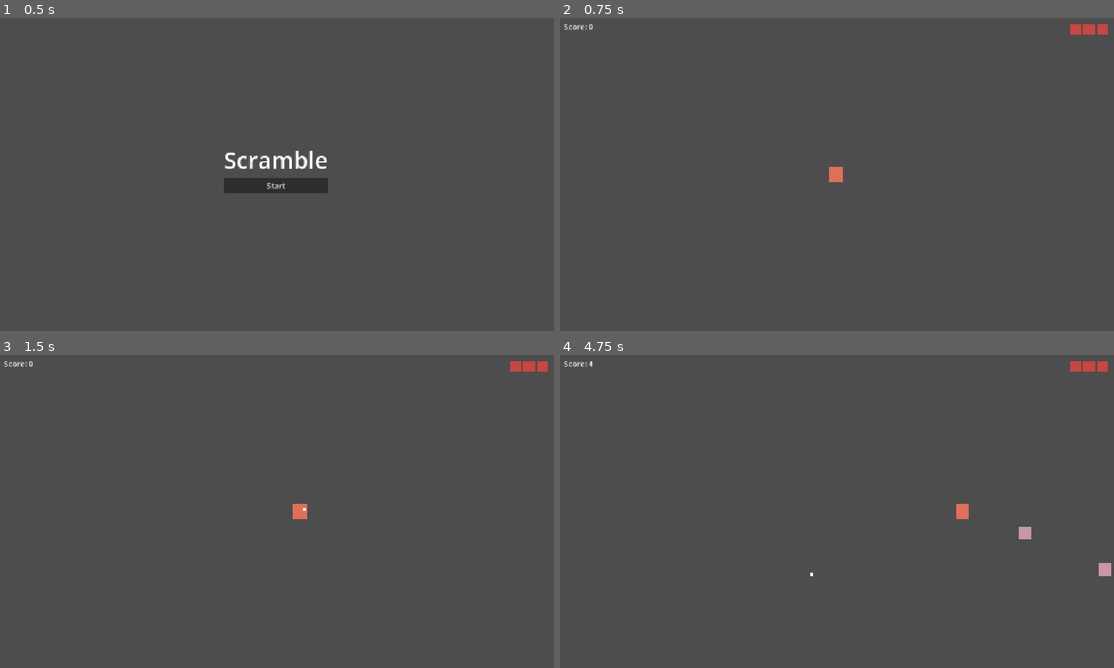
Above: before the commit, frames 1-4 (two rows, left to right).
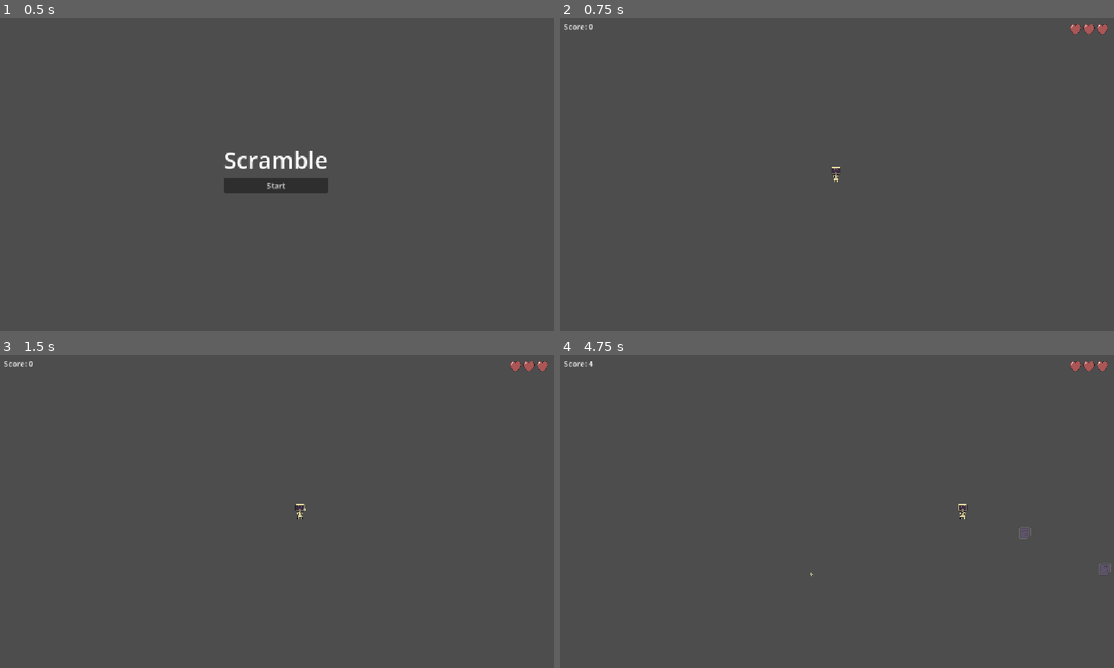
Above: after the commit, the same moments.

Repository: BrendonButler/scramble
Game: Godot game, scene res://menu.tscn
Same seed, same stepped clock (60 frames per second), same inputs: the game is played once before the commit and once after it.
Inputs (mouse positions are in pixels of both pictures, inside the frame that each line leads up to):
- Up to frame 1 (0.5 s): no input
- Up to frame 2 (0.75 s): click "Start" at 0.5 s
- Up to frame 3 (1.5 s): tap Enter (ui_accept) at 1.25 s; move the mouse to (398, 495) at 1.27 s; hold Right (ui_right) from 1.28 s (still down); hold Enter (ui_accept) from 1.28 s (still down); click (398, 495) at 1.42 s
- Up to frame 4 (4.75 s): move the mouse to (726, 527) at 2.02 s; release Right (ui_right) at 2.03 s; release Enter (ui_accept) at 2.03 s; hold Down (ui_down) 2.03-2.78 s; tap Enter (ui_accept) at 2.1, 2.27, 2.57, 3.6, 3.77, 4.07 s; move the mouse to (892, 442) at 2.77 s; hold Right (ui_right) 2.78-3.53 s; hold Enter (ui_accept) 2.78-3.53 s; move the mouse to (809, 574) at 3.52 s; hold Up (ui_up) 3.53-4.28 s; click (809, 574) at 3.67 s; move the mouse to (1003, 558) at 4.27 s; hold Left (ui_left) from 4.28 s (still down); hold Enter (ui_accept) from 4.28 s (still down)

Frame 1 is identical in both runs. In frame 2, 0.3% of the frame differs, in the area x 48-99%, y 2-53%; in frame 3, 0.3%; in frame 4, 0.5%, in the area x 45-100%, y 2-71%.
Error before the commit: Invalid access to property or key 'visible' on a base object of type 'null instance'. (res://canvas_layer.gd:17)

Commit message:
add sprites for all entities; minor cleanup

Diff:
--- a/bullet.gd
+++ b/bullet.gd
@@ -14,6 +14,7 @@
 
 func _physics_process(delta: float) -> void:
 	position += direction * speed * delta
+	rotation += 3.0 * delta
 
 	# free when off screen
 	if not get_viewport_rect().has_point(position):
--- a/bullet.tscn
+++ b/bullet.tscn
@@ -1,6 +1,7 @@
 [gd_scene format=3 uid="uid://d0trlb0y7j37f"]
 
 [ext_resource type="Script" uid="uid://cu6uotm2ir8qq" path="res://bullet.gd" id="1_v7oki"]
+[ext_resource type="Texture2D" uid="uid://bujosweedipvs" path="res://assets/data-packet.png" id="2_v8qja"]
 
 [sub_resource type="CircleShape2D" id="CircleShape2D_ig7tw"]
 radius = 4.0
@@ -11,8 +12,5 @@
 [node name="BulletCollision2D" type="CollisionShape2D" parent="." unique_id=1499144553]
 shape = SubResource("CircleShape2D_ig7tw")
 
-[node name="ColorRect" type="ColorRect" parent="." unique_id=992448180]
-offset_left = -3.0
-offset_top = -3.0
-offset_right = 3.0
-offset_bottom = 3.0
+[node name="BulletSprite2D" type="Sprite2D" parent="." unique_id=1312843996]
+texture = ExtResource("2_v8qja")
--- a/canvas_layer.gd
+++ b/canvas_layer.gd
@@ -1,19 +1,15 @@
 extends CanvasLayer
 
 @onready var hearts = [
-	$HealthHBoxContainer/Heart1,
-	$HealthHBoxContainer/Heart2,
-	$HealthHBoxContainer/Heart3
+	$HealthHBoxContainer/HeartControl1/Heart1,
+	$HealthHBoxContainer/HeartControl2/Heart2,
+	$HealthHBoxContainer/HeartControl3/Heart3
 ]
+@onready var game_over_label = $GameOverLabel
 
 func _on_health_changed(current_health: int) -> void:
 	for i in hearts.size():
-		hearts[i].color = Color.from_rgba8(234, 68, 65, 200) if i < current_health else Color.from_rgba8(0, 0, 0, 0)
+		hearts[i].frame = 1 if i < current_health else 0
 
 func _ready() -> void:
 	get_parent().get_node("Player").health_changed.connect(_on_health_changed)
-
-func _input(event: InputEvent) -> void:
-	if event.is_action_pressed("ui_accept") and $GameOverLabel.visible:
-		get_tree().paused = false
-		get_tree().reload_current_scene()
--- a/enemy.tscn
+++ b/enemy.tscn
@@ -1,6 +1,7 @@
 [gd_scene format=3 uid="uid://ceiip3ns2s3n8"]
 
 [ext_resource type="Script" uid="uid://bi526nnwq4qjd" path="res://enemy.gd" id="1_7k104"]
+[ext_resource type="Texture2D" uid="uid://b7m5e1280bk1r" path="res://assets/virus.png" id="2_4gyqm"]
 
 [sub_resource type="CircleShape2D" id="CircleShape2D_4gyqm"]
 radius = 13.038404
@@ -11,9 +12,5 @@
 [node name="CollisionShape2D" type="CollisionShape2D" parent="." unique_id=1173691003]
 shape = SubResource("CircleShape2D_4gyqm")
 
-[node name="ColorRect" type="ColorRect" parent="." unique_id=904601258]
-offset_left = -13.0
-offset_top = -13.0
-offset_right = 13.0
-offset_bottom = 13.0
-color = Color(0.7899861, 0.5822834, 0.6627151, 1)
+[node name="EnemySprite2D" type="Sprite2D" parent="." unique_id=1999406980]
+texture = ExtResource("2_4gyqm")
--- a/main.gd
+++ b/main.gd
@@ -4,7 +4,9 @@
 
 @onready var player = $Player
 @onready var enemy_spawner = $EnemySpawner
+@onready var pause_layer = $PauseLayer
 @onready var game_over_layer = $GameOverLayer
+@onready var score_label = $HudLayer/ScoreLabel
 
 var score = 0
 
@@ -15,7 +17,7 @@
 
 func _process(delta: float) -> void:
 	score += delta
-	$HudLayer/ScoreLabel.text = "Score: " + str(int(score))
+	score_label.text = "Score: " + str(int(score))
 
 	var new_wait = max(0.5, 2.0 - (score * 0.02))
 	enemy_spawner.wait_time = new_wait
@@ -48,4 +50,4 @@
 		if not get_tree().paused:
 			Engine.max_fps = 1
 			OS.low_processor_usage_mode = true
-			$PauseLayer.pause()
+			pause_layer.pause()
--- a/main.tscn
+++ b/main.tscn
@@ -4,9 +4,11 @@
 [ext_resource type="Script" uid="uid://b71ykt48du6a0" path="res://player.gd" id="1_ig7tw"]
 [ext_resource type="PackedScene" uid="uid://d0trlb0y7j37f" path="res://bullet.tscn" id="2_0xm2m"]
 [ext_resource type="PackedScene" uid="uid://ceiip3ns2s3n8" path="res://enemy.tscn" id="2_1bvp3"]
+[ext_resource type="Texture2D" uid="uid://bmaxlb5q8ogpc" path="res://assets/bios.png" id="5_5vw27"]
 [ext_resource type="Script" uid="uid://de8otmiqdojer" path="res://canvas_layer.gd" id="5_lquwl"]
 [ext_resource type="Script" uid="uid://dq86fm35bpf3" path="res://pause_layer.gd" id="6_7mycd"]
 [ext_resource type="Script" uid="uid://d1iikl1bgroyo" path="res://game_over_layer.gd" id="6_272bh"]
+[ext_resource type="Texture2D" uid="uid://cbsg0vuw7l4s0" path="res://assets/heart-container-sheet.png" id="7_kek77"]
 
 [sub_resource type="CapsuleShape2D" id="CapsuleShape2D_0xm2m"]
 radius = 13.0
@@ -25,12 +27,8 @@
 [node name="PlayerCollision2D" type="CollisionShape2D" parent="Player" unique_id=361569886]
 shape = SubResource("CapsuleShape2D_0xm2m")
 
-[node name="PlayerRectVisual2D" type="ColorRect" parent="Player" unique_id=701213964]
-offset_left = -14.0
-offset_top = -16.0
-offset_right = 14.0
-offset_bottom = 16.0
-color = Color(0.87192136, 0.43593392, 0.35342082, 1)
+[node name="PlayerSprite2D" type="Sprite2D" parent="Player" unique_id=1396696176]
+texture = ExtResource("5_5vw27")
 
 [node name="HurtBox" type="Area2D" parent="Player" unique_id=1708720792]
 
@@ -59,20 +57,35 @@
 offset_right = 80.0
 offset_bottom = 24.0
 
-[node name="Heart1" type="ColorRect" parent="HudLayer/HealthHBoxContainer" unique_id=1613333050]
+[node name="HeartControl1" type="Control" parent="HudLayer/HealthHBoxContainer" unique_id=326386456]
 custom_minimum_size = Vector2(24, 24)
 layout_mode = 2
-color = Color(0.91764706, 0.26666668, 0.25490198, 0.78431374)
 
-[node name="Heart2" type="ColorRect" parent="HudLayer/HealthHBoxContainer" unique_id=1381230700]
+[node name="Heart1" type="Sprite2D" parent="HudLayer/HealthHBoxContainer/HeartControl1" unique_id=1210917964]
+texture = ExtResource("7_kek77")
+offset = Vector2(12, 12)
+hframes = 2
+frame = 1
+
+[node name="HeartControl2" type="Control" parent="HudLayer/HealthHBoxContainer" unique_id=1402162191]
 custom_minimum_size = Vector2(24, 24)
 layout_mode = 2
-color = Color(0.91764706, 0.26666668, 0.25490198, 0.78431374)
 
-[node name="Heart3" type="ColorRect" parent="HudLayer/HealthHBoxContainer" unique_id=872631352]
+[node name="Heart2" type="Sprite2D" parent="HudLayer/HealthHBoxContainer/HeartControl2" unique_id=333820926]
+texture = ExtResource("7_kek77")
+offset = Vector2(12, 12)
+hframes = 2
+frame = 1
+
+[node name="HeartControl3" type="Control" parent="HudLayer/HealthHBoxContainer" unique_id=1128719116]
 custom_minimum_size = Vector2(24, 24)
 layout_mode = 2
-color = Color(0.91764706, 0.26666668, 0.25490198, 0.78431374)
+
+[node name="Heart3" type="Sprite2D" parent="HudLayer/HealthHBoxContainer/HeartControl3" unique_id=425568298]
+texture = ExtResource("7_kek77")
+offset = Vector2(12, 12)
+hframes = 2
+frame = 1
 
 [node name="GameOverLayer" type="CanvasLayer" parent="." unique_id=73625577]
 process_mode = 3
--- a/player.gd
+++ b/player.gd
@@ -4,6 +4,7 @@
 @export var bullet_scene: PackedScene
 
 @onready var hurt_box = $HurtBox
+@onready var player_sprite = $PlayerSprite2D
 
 var health = 3
 var invincible = false
@@ -38,6 +39,9 @@
 	var direction = Input.get_vector("ui_left", "ui_right", "ui_up", "ui_down")
 	velocity = direction * speed
 
+	if direction.x != 0:
+		player_sprite.flip_h = direction.x < 0
+
 	move_and_slide()
 
 	# Clamp to screen
Binary file added: assets/bios.aseprite
Binary file added: assets/bios.png
Not shown, added: assets/bios.png.import
Binary file added: assets/data-packet.aseprite
Binary file added: assets/data-packet.png
Not shown, added: assets/data-packet.png.import
Binary file added: assets/heart-container-sheet.png
Not shown, added: assets/heart-container-sheet.png.import
Binary file added: assets/heart-container.aseprite
Binary file added: assets/virus.aseprite
Binary file added: assets/virus.png
Not shown, added: assets/virus.png.import
(and 2 more such lines)
